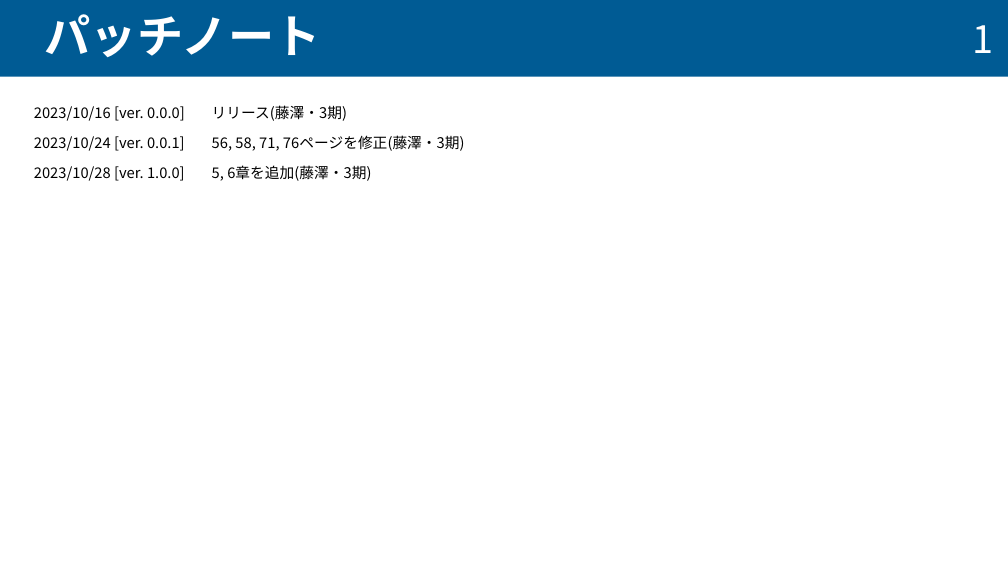
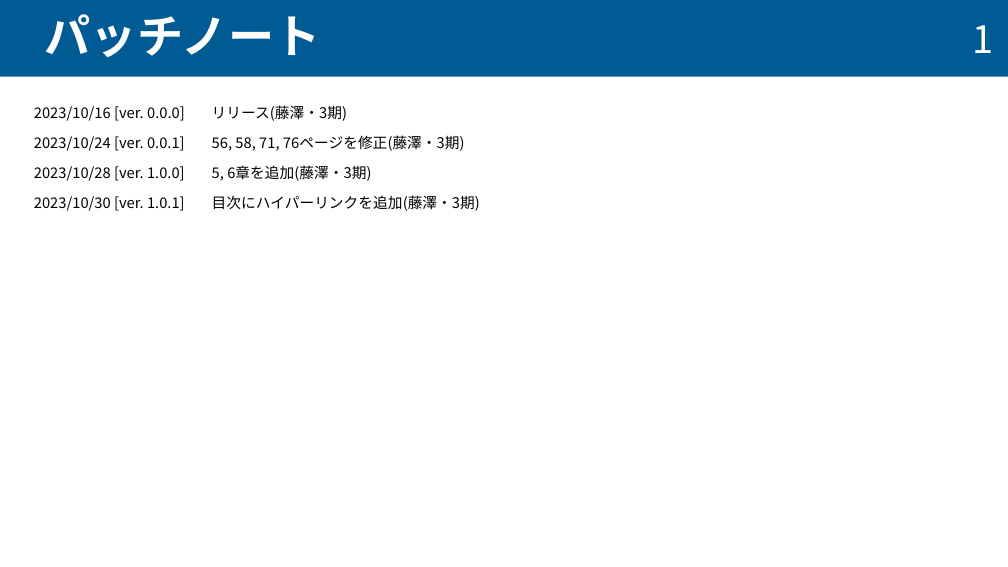
Before and after one commit to taiseifujisawa/cnn_manual_nktlab, a slide deck: slide 2 of cnn_manual.pptx. Drawn at 1008x567 pixels with LibreOffice and Linux fonts; fonts in the diff are those of the drawing. Boxes give left, top, right and bottom in pixels: in the first picture for what was removed or moved away, otherwise in the second. Text is boxed around its words. In the diff, an @@ line names an element or a change of style, - is before the commit and + after.

```diff
--- a/cnn_manual.pptx
+++ b/cnn_manual.pptx
@@ text at (34, 195, 480, 211): paragraph added @@
+2023/10/30 [ver. 1.0.1] 目次にハイパーリンクを追加(藤澤・3期)
```
Also in this commit, not shown: 2 other slides changed.
